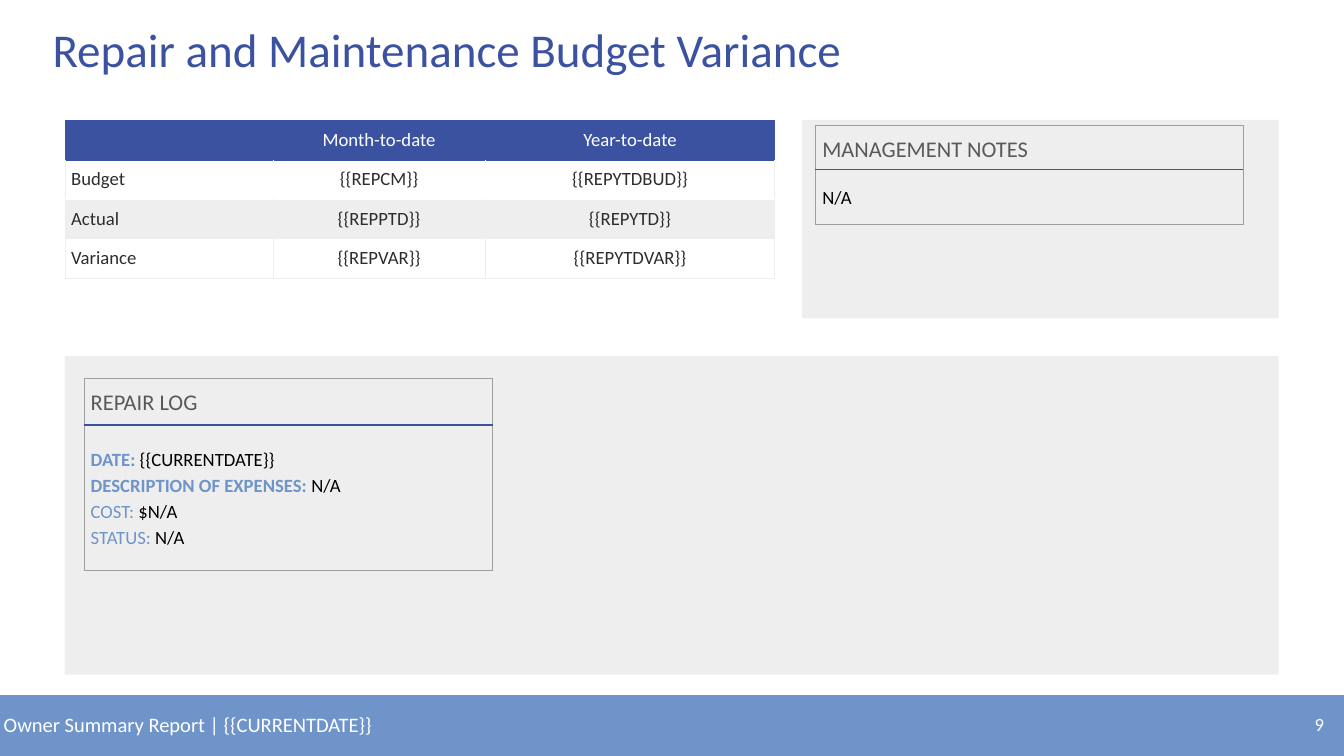
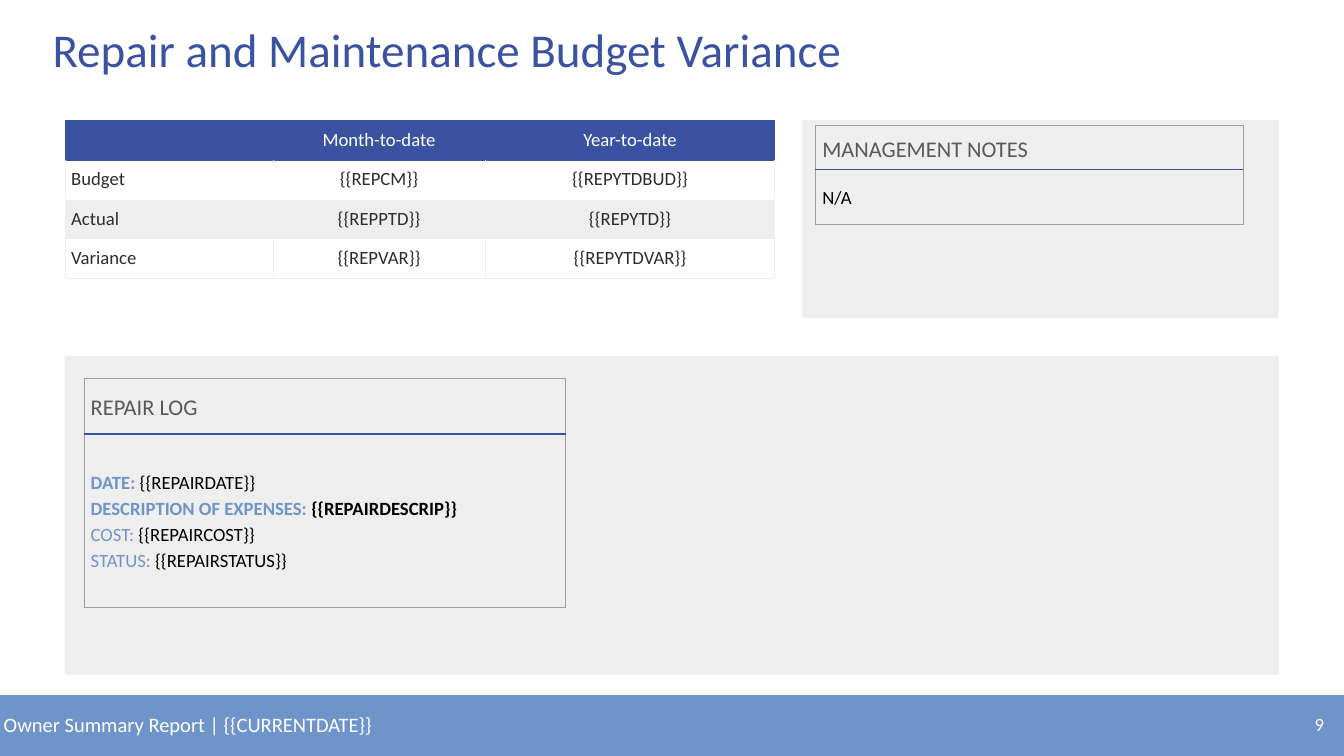
Before and after one commit to alexandermburke/ProformaBuilder, a slide deck: slide 9 of storeinsight/public/OWNERTEMPLATE.pptx. Drawn at 1344x756 pixels with LibreOffice and Linux fonts; fonts in the diff are those of the drawing. Boxes give left, top, right and bottom in pixels: in the first picture for what was removed or moved away, otherwise in the second. Text is boxed around its words. In the diff, an @@ line names an element or a change of style, - is before the commit and + after.

Commit message:
Repair & Maintenance upload

```diff
--- a/storeinsight/public/OWNERTEMPLATE.pptx
+++ b/storeinsight/public/OWNERTEMPLATE.pptx
@@ table at [84, 378, 566, 607] @@
-row 2, column 1: DATE: {{CURRENTDATE}} / DESCRIPTION OF EXPENSES: N/A / COST: $N/A / STATUS: N/A
+row 2, column 1: DATE: {{REPAIRDATE}} / DESCRIPTION OF EXPENSES: {{REPAIRDESCRIP}} / COST: {{REPAIRCOST}} / STATUS: {{REPAIRSTATUS}}
@@ table: place and size @@
-table at [84, 378, 493, 571]
+table at [84, 378, 566, 607]
```
Also in this commit, not shown: 4 other files.
